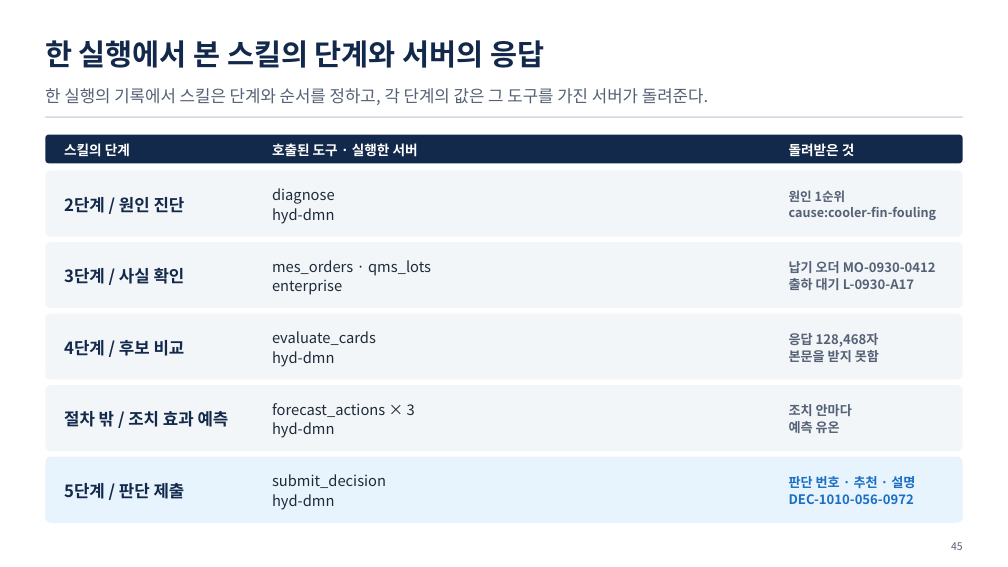
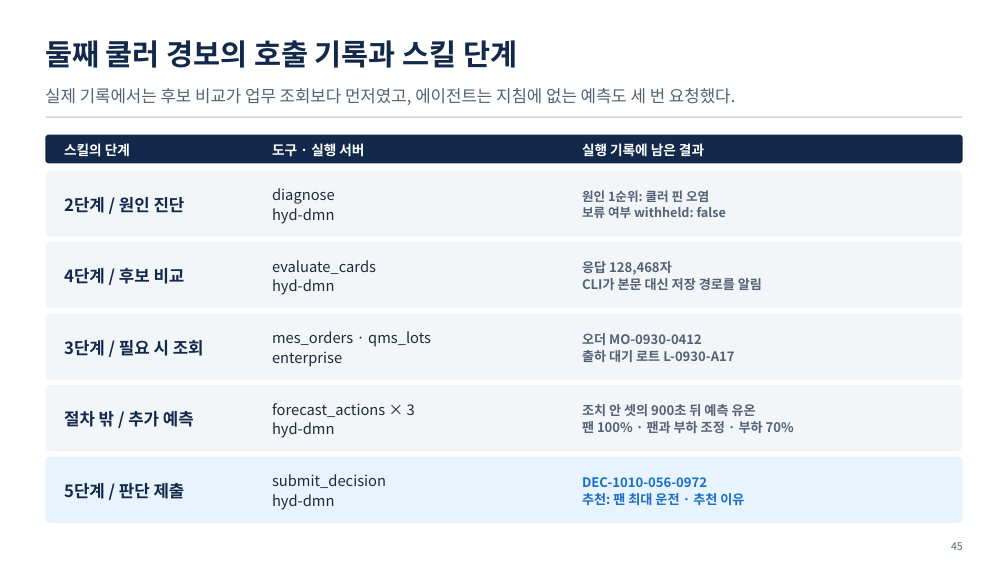
Before and after one commit to uengine-oss/hyd-iot-edu, a slide deck: slide 45 of workspace/강의제작/산출물/통합반/이론/06회차/통합반_06일차.pptx. Drawn at 1008x567 pixels with LibreOffice and Linux fonts; fonts in the diff are those of the drawing. Boxes give left, top, right and bottom in pixels: in the first picture for what was removed or moved away, otherwise in the second. Text is boxed around its words. In the diff, an @@ line names an element or a change of style, - is before the commit and + after.

Commit message:
통합반 6회차 42~45장을 실제 호출순으로 개편하고 온라인 02편 제작 입력을 확정한다

```diff
--- a/workspace/강의제작/산출물/통합반/이론/06회차/통합반_06일차.pptx
+++ b/workspace/강의제작/산출물/통합반/이론/06회차/통합반_06일차.pptx
@@ text at box(45, 40, 517, 68): text changed @@
-한 실행에서 본 스킬의 단계와 서버의 응답
+둘째 쿨러 경보의 호출 기록과 스킬 단계
@@ text at box(45, 88, 736, 105): text changed @@
-한 실행의 기록에서 스킬은 단계와 순서를 정하고, 각 단계의 값은 그 도구를 가진 서버가 돌려준다.
+실제 기록에서는 후보 비교가 업무 조회보다 먼저였고, 에이전트는 지침에 없는 예측도 세 번 요청했다.
@@ text at box(272, 143, 364, 157): text changed @@
-호출된 도구 · 실행한 서버
+도구 · 실행 서버
@@ text at box(582, 143, 704, 157): text changed @@
-돌려받은 것
+실행 기록에 남은 결과
@@ text at box(582, 190, 726, 218): text changed @@
-원인 1순위
-cause:cooler-fin-fouling
+원인 1순위: 쿨러 핀 오염
+보류 여부 withheld: false
@@ text "4단계 / 후보 비교": place and size @@
-text "4단계 / 후보 비교" at box(64, 340, 185, 356)
+text "4단계 / 후보 비교" at box(64, 268, 185, 284)
@@ text removed at box(64, 268, 185, 284) @@
-3단계 / 사실 확인
@@ text "evaluate_cards": place and size @@
-text "evaluate_cards" at box(272, 331, 376, 367)
+text "evaluate_cards" at box(272, 260, 376, 295)
@@ text added at box(582, 261, 762, 290), 12.5 pt, text #556175, bold @@
+응답 128,468자
+CLI가 본문 대신 저장 경로를 알림
@@ text "mes_orders · qms_lots": place and size @@
-text "mes_orders · qms_lots" at box(272, 260, 431, 295)
+text "mes_orders · qms_lots" at box(272, 331, 431, 367)
@@ text added at box(64, 340, 204, 356), 16 pt, text #13294B, bold @@
+3단계 / 필요 시 조회
@@ text at box(582, 333, 734, 362): text changed @@
-납기 오더 MO-0930-0412
-출하 대기 L-0930-A17
+오더 MO-0930-0412
+출하 대기 로트 L-0930-A17
@@ text removed at box(789, 333, 879, 362) @@
-응답 128,468자
-본문을 받지 못함
@@ text at box(64, 411, 194, 427): text changed @@
-절차 밖 / 조치 효과 예측
+절차 밖 / 추가 예측
@@ text at box(582, 404, 794, 433): text changed @@
-조치 안마다
-예측 유온
+조치 안 셋의 900초 뒤 예측 유온
+팬 100% · 팬과 부하 조정 · 부하 70%
@@ text "DEC-1010-056-0972": place and size @@
-text "DEC-1010-056-0972" at box(789, 476, 915, 504)
+text "DEC-1010-056-0972" at box(582, 477, 744, 505)
@@ text at box(789, 476, 915, 488): paragraph removed @@
-판단 번호 · 추천 · 설명
@@ text at box(582, 493, 744, 505): paragraph added @@
+추천: 팬 최대 운전 · 추천 이유
```
Also in this commit, not shown: 3 other slides changed, 21 other files.
